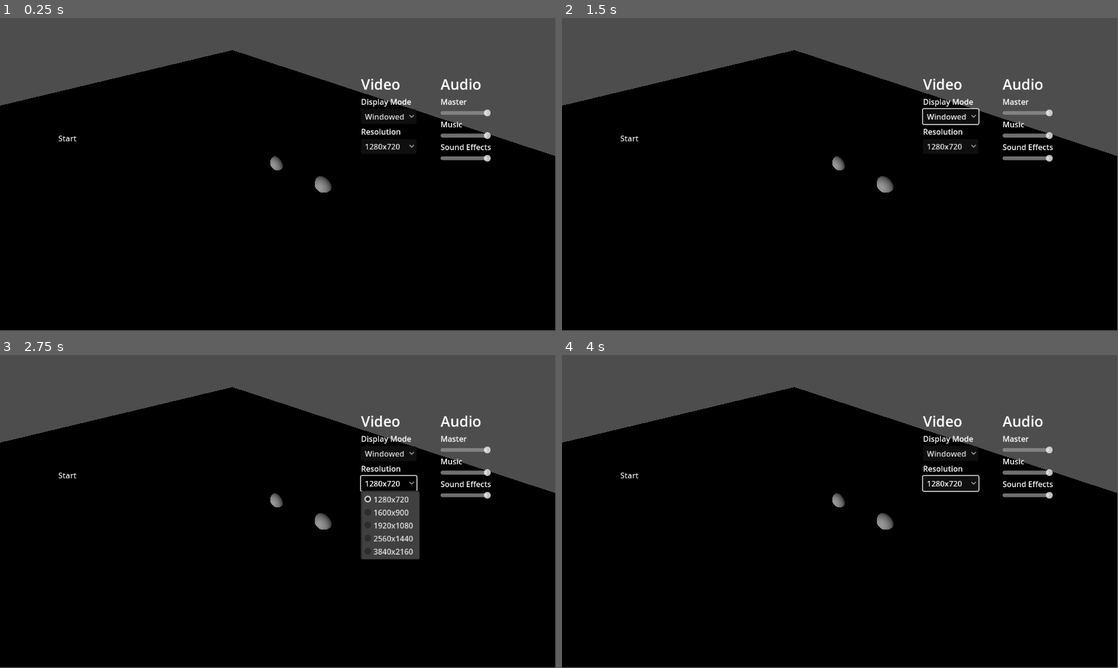
Above: before the commit, frames 1-4 (two rows, left to right).
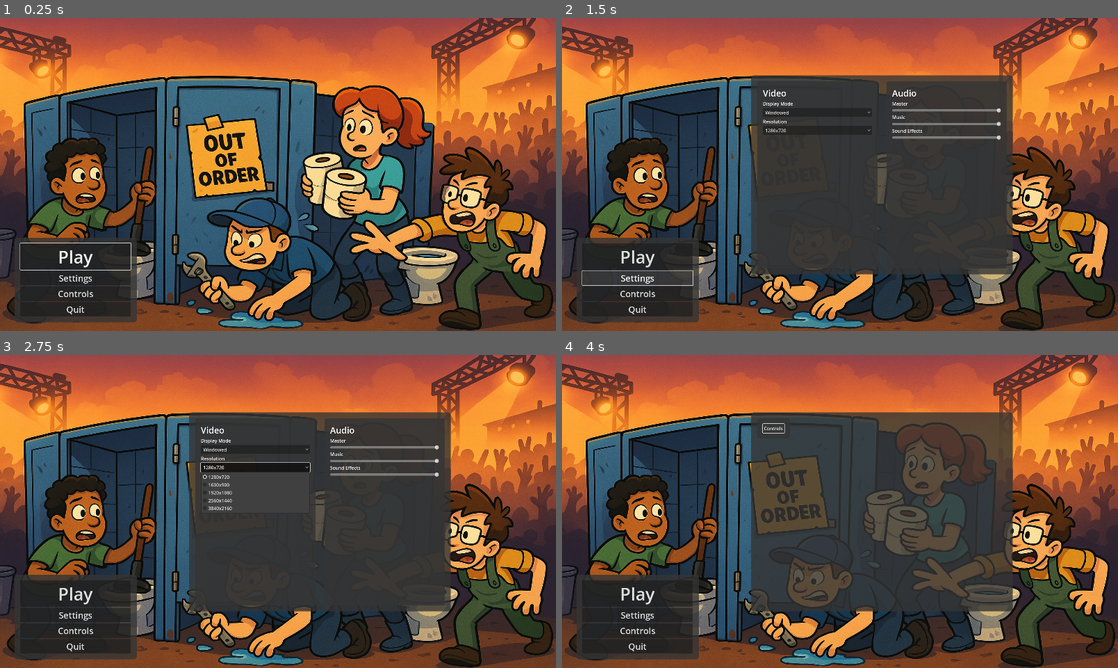
Above: after the commit, the same moments.

Repository: LaurynasP/ldjam-57
Game: Godot game, scene res://scenes/Main.tscn
The game is run twice, just before and just after one commit, with the same random seed, the same clock (stepped at 60 frames per second) and the same inputs.
Inputs (mouse positions are in pixels of both pictures, inside the frame that each line leads up to):
- Up to frame 1 (0.25 s): no input
- Up to frame 2 (1.5 s): click (951, 115) at 0.5 s, where only the run before the commit has a clickable "Windowed"; click (634, 277) at 1.25 s, where only the run after the commit has a clickable "Settings"
- Up to frame 3 (2.75 s): click "1280x720" at 2 s
- Up to frame 4 (4 s): click (634, 630) at 2.75 s, where only the run after the commit has a clickable "Controls"; click (773, 426) at 3.5 s, where only the run after the commit has a clickable "Controls"
In our replay, the window is 799x449 before the commit and 800x450 after it. These sizes can differ from the game's own. Grey fills any space a smaller window leaves; there, only what the larger window draws over its background counts as a difference.

The runs differ from the first frame. In frame 1, 90% of the frame differs, in the area x 0-100%, y 0-100%; in frame 2, 94%; in frame 3, 92%; in frame 4, 94%.

Commit message:
Menus

Diff:
--- /dev/null
+++ b/features/level/laurynas.tscn
@@ -0,0 +1,6 @@
+[gd_scene load_steps=2 format=3 uid="uid://hag7k21uqn13"]
+
+[ext_resource type="Script" uid="uid://jcyuj2h3gtq6" path="res://features/level/level.gd" id="1_axc1c"]
+
+[node name="Laurynas" type="Node3D"]
+script = ExtResource("1_axc1c")
--- a/features/level/level.gd
+++ b/features/level/level.gd
@@ -7,4 +7,4 @@
 	add_child(gameplay.instantiate())
 
 func _ready():
-	GameManager.current_gameplay.pause_game_toggle()
+	pass
--- /dev/null
+++ b/features/level/vilmantas.tscn
@@ -0,0 +1,6 @@
+[gd_scene load_steps=2 format=3 uid="uid://crwoxhfx787al"]
+
+[ext_resource type="Script" uid="uid://jcyuj2h3gtq6" path="res://features/level/level.gd" id="1_wco2i"]
+
+[node name="Vilmantas" type="Node3D"]
+script = ExtResource("1_wco2i")
--- a/features/menu/Menu.tscn
+++ b/features/menu/Menu.tscn
@@ -1,18 +1,31 @@
-[gd_scene load_steps=3 format=3 uid="uid://cc2wi0oxkv8o"]
+[gd_scene load_steps=8 format=3 uid="uid://cc2wi0oxkv8o"]
 
 [ext_resource type="Script" uid="uid://bj12uiiio5xx4" path="res://features/menu/menu.gd" id="1_dtrxf"]
-[ext_resource type="PackedScene" uid="uid://cjx2qgni8b738" path="res://features/menu/options/Options.tscn" id="2_2f5cj"]
+[ext_resource type="PackedScene" uid="uid://cjx2qgni8b738" path="res://features/menu/options_menu/OptionsMenu.tscn" id="2_2f5cj"]
+[ext_resource type="Texture2D" uid="uid://bcb7xqdortunp" path="res://assets/images/background/main_menu.png" id="2_jmfxk"]
+[ext_resource type="PackedScene" uid="uid://d1kqdp1cgx4nu" path="res://features/menu/main_menu/MainMenu.tscn" id="3_smq08"]
+[ext_resource type="PackedScene" uid="uid://n73bp8x5og60" path="res://features/menu/general/MenuPanel.tscn" id="4_k1ij2"]
+[ext_resource type="PackedScene" uid="uid://bnp6e4lr24lq6" path="res://features/menu/play_menu/PlayMenu.tscn" id="5_ogybj"]
+[ext_resource type="PackedScene" uid="uid://b0d5c4pildqpp" path="res://features/menu/controls_menu/ControlsMenu.tscn" id="6_k1ij2"]
 
 [node name="Menu" type="Control"]
 layout_mode = 3
 anchors_preset = 15
 anchor_right = 1.0
 anchor_bottom = 1.0
-offset_right = -1152.0
-offset_bottom = -648.0
 grow_horizontal = 2
 grow_vertical = 2
 script = ExtResource("1_dtrxf")
+
+[node name="BackgroundImage" type="TextureRect" parent="."]
+layout_mode = 1
+anchors_preset = 15
+anchor_right = 1.0
+anchor_bottom = 1.0
+grow_horizontal = 2
+grow_vertical = 2
+texture = ExtResource("2_jmfxk")
+expand_mode = 3
 
 [node name="Background" type="ColorRect" parent="."]
 visible = false
@@ -21,17 +34,45 @@
 offset_bottom = 647.0
 color = Color(0.223103, 0.223103, 0.223103, 1)
 
-[node name="MenuButton" type="MenuButton" parent="."]
-layout_mode = 0
-offset_left = 60.0
-offset_top = 217.0
-offset_right = 221.0
-offset_bottom = 282.0
-text = "Start"
+[node name="MainMenu" parent="." instance=ExtResource("3_smq08")]
+unique_name_in_owner = true
+layout_mode = 1
+anchor_left = 0.025
+anchor_top = 0.722
+anchor_right = 0.245
+anchor_bottom = 0.95
+offset_right = 0.0
+offset_bottom = 0.0
+grow_horizontal = 1
+grow_vertical = 0
 
-[node name="Options" parent="." instance=ExtResource("2_2f5cj")]
+[node name="SubMenus" parent="." instance=ExtResource("4_k1ij2")]
+unique_name_in_owner = true
+visible = false
 layout_mode = 1
-offset_left = 36.0
-offset_top = 34.0
-offset_right = 36.0
-offset_bottom = 34.0
+anchors_preset = -1
+anchor_left = 0.35
+anchor_top = 0.2
+anchor_right = 0.8
+anchor_bottom = 0.8
+offset_left = -20.0
+offset_top = -20.0
+offset_right = 20.0
+offset_bottom = 20.0
+grow_horizontal = 2
+grow_vertical = 2
+
+[node name="PlayMenu" parent="SubMenus" instance=ExtResource("5_ogybj")]
+unique_name_in_owner = true
+visible = false
+layout_mode = 2
+
+[node name="OptionsMenu" parent="SubMenus" instance=ExtResource("2_2f5cj")]
+unique_name_in_owner = true
+visible = false
+layout_mode = 2
+
+[node name="ControlsMenu" parent="SubMenus" instance=ExtResource("6_k1ij2")]
+unique_name_in_owner = true
+visible = false
+layout_mode = 2
--- /dev/null
+++ b/features/menu/controls_menu/ControlsMenu.tscn
@@ -0,0 +1,22 @@
+[gd_scene load_steps=3 format=3 uid="uid://b0d5c4pildqpp"]
+
+[ext_resource type="Script" uid="uid://dhm3bj6istc0a" path="res://features/menu/controls_menu/controls_menu.gd" id="1_05885"]
+[ext_resource type="PackedScene" uid="uid://n73bp8x5og60" path="res://features/menu/general/MenuPanel.tscn" id="2_g5byw"]
+
+[node name="ControlsMenu" type="Control"]
+layout_mode = 3
+anchors_preset = 8
+anchor_left = 0.5
+anchor_top = 0.5
+anchor_right = 0.5
+anchor_bottom = 0.5
+grow_horizontal = 2
+grow_vertical = 2
+script = ExtResource("1_05885")
+
+[node name="MenuPanel" parent="." instance=ExtResource("2_g5byw")]
+layout_mode = 0
+
+[node name="Button" type="Button" parent="MenuPanel"]
+layout_mode = 2
+text = "Controls"
--- /dev/null
+++ b/features/menu/controls_menu/controls_menu.gd
@@ -0,0 +1,6 @@
+extends SubMenu
+class_name ControlsMenu
+
+
+func _ready() -> void:
+	super._ready()
--- /dev/null
+++ b/features/menu/general/MenuPanel.tscn
@@ -0,0 +1,17 @@
+[gd_scene load_steps=2 format=3 uid="uid://n73bp8x5og60"]
+
+[sub_resource type="StyleBoxFlat" id="StyleBoxFlat_4w2gy"]
+content_margin_left = 20.0
+content_margin_top = 20.0
+content_margin_right = 20.0
+content_margin_bottom = 20.0
+bg_color = Color(0.203922, 0.203922, 0.203922, 0.803922)
+border_color = Color(0, 0, 0, 1)
+border_blend = true
+corner_radius_top_left = 10
+corner_radius_top_right = 10
+corner_radius_bottom_right = 10
+corner_radius_bottom_left = 10
+
+[node name="MenuPanel" type="PanelContainer"]
+theme_override_styles/panel = SubResource("StyleBoxFlat_4w2gy")
--- /dev/null
+++ b/features/menu/main_menu/MainMenu.tscn
@@ -0,0 +1,49 @@
+[gd_scene load_steps=3 format=3 uid="uid://d1kqdp1cgx4nu"]
+
+[ext_resource type="PackedScene" uid="uid://n73bp8x5og60" path="res://features/menu/general/MenuPanel.tscn" id="1_cbr1y"]
+[ext_resource type="Script" uid="uid://dsy0aid6fqb8g" path="res://features/menu/main_menu/main_menu.gd" id="2_tx1m4"]
+
+[node name="MainMenu" type="Control"]
+layout_mode = 3
+anchor_right = 0.255
+anchor_bottom = 0.274
+offset_right = 0.399963
+offset_bottom = 0.0799866
+grow_horizontal = 2
+grow_vertical = 2
+script = ExtResource("2_tx1m4")
+
+[node name="MainMenu" parent="." instance=ExtResource("1_cbr1y")]
+layout_mode = 1
+anchors_preset = 15
+anchor_right = 1.0
+anchor_bottom = 1.0
+grow_horizontal = 2
+grow_vertical = 2
+
+[node name="VBoxContainer" type="VBoxContainer" parent="MainMenu"]
+layout_mode = 2
+
+[node name="PlayButton" type="Button" parent="MainMenu/VBoxContainer"]
+unique_name_in_owner = true
+layout_mode = 2
+theme_override_font_sizes/font_size = 60
+text = "Play"
+
+[node name="SettingsButton" type="Button" parent="MainMenu/VBoxContainer"]
+unique_name_in_owner = true
+layout_mode = 2
+theme_override_font_sizes/font_size = 30
+text = "Settings"
+
+[node name="ControlsButton" type="Button" parent="MainMenu/VBoxContainer"]
+unique_name_in_owner = true
+layout_mode = 2
+theme_override_font_sizes/font_size = 30
+text = "Controls"
+
+[node name="QuitButton" type="Button" parent="MainMenu/VBoxContainer"]
+unique_name_in_owner = true
+layout_mode = 2
+theme_override_font_sizes/font_size = 30
+text = "Quit"
--- /dev/null
+++ b/features/menu/main_menu/main_menu.gd
@@ -0,0 +1,10 @@
+extends Node
+class_name MainMenu
+
+@onready var play_button:Button = %PlayButton
+@onready var settings_button:Button = %SettingsButton
+@onready var controls_button:Button = %ControlsButton
+@onready var quit_button:Button = %QuitButton
+
+func _ready() -> void:
+	pass
--- a/features/menu/menu.gd
+++ b/features/menu/menu.gd
@@ -1,10 +1,45 @@
 extends Control
 class_name Menu
 
+
+@onready var main_menu: MainMenu = %MainMenu
+
+@onready var submenus_container: Control = %SubMenus
+@onready var play_menu: PlayMenu = %PlayMenu
+@onready var options_menu: OptionsMenu = %OptionsMenu
+@onready var controls_menu: ControlsMenu = %ControlsMenu
+
+
+
 func _ready():
+	main_menu.play_button.grab_focus()
 	process_mode = ProcessMode.PROCESS_MODE_WHEN_PAUSED
+
+	main_menu.play_button.pressed.connect(_on_play_button_pressed)
+	main_menu.settings_button.pressed.connect(_on_settings_button_pressed)
+	main_menu.controls_button.pressed.connect(_on_controls_button_pressed)
+	main_menu.quit_button.pressed.connect(_on_quit_button_pressed)
+
+
 	GameManager.game_pause_changed.connect(game_pause_changed_handler)
 
 
 func game_pause_changed_handler(paused: bool):
+	submenus_container.visible = false
+	main_menu.play_button.grab_focus()
 	visible = paused
+
+func _on_play_button_pressed():
+	if GameManager.current_level != null:
+		GameManager.toggle_pause()
+	else:
+		play_menu.open()
+
+func _on_settings_button_pressed():
+	options_menu.open()
+
+func _on_controls_button_pressed():
+	controls_menu.open()
+
+func _on_quit_button_pressed():
+	GameManager.quit_game()
--- a/features/menu/options/Options.tscn
+++ /dev/null
@@ -1,94 +0,0 @@
-[gd_scene load_steps=3 format=3 uid="uid://cjx2qgni8b738"]
-
-[ext_resource type="Script" uid="uid://dfff2ic70undn" path="res://features/menu/options/options.gd" id="1_bx6by"]
-
-[sub_resource type="LabelSettings" id="LabelSettings_hph4l"]
-font_size = 30
-
-[node name="Options" type="Control"]
-layout_mode = 3
-anchors_preset = 15
-anchor_right = 1.0
-anchor_bottom = 1.0
-grow_horizontal = 2
-grow_vertical = 2
-script = ExtResource("1_bx6by")
-
-[node name="OptionsContainer" type="HBoxContainer" parent="."]
-layout_mode = 0
-offset_left = 713.0
-offset_top = 82.0
-offset_right = 927.0
-offset_bottom = 265.0
-theme_override_constants/separation = 50
-
-[node name="VideoOptions" type="VBoxContainer" parent="OptionsContainer"]
-layout_mode = 2
-
-[node name="VideoLabel" type="Label" parent="OptionsContainer/VideoOptions"]
-layout_mode = 2
-text = "Video"
-label_settings = SubResource("LabelSettings_hph4l")
-
-[node name="DisplayModeOption" type="VBoxContainer" parent="OptionsContainer/VideoOptions"]
-layout_mode = 2
-
-[node name="DisplayModeLabel" type="Label" parent="OptionsContainer/VideoOptions/DisplayModeOption"]
-layout_mode = 2
-text = "Display Mode"
-
-[node name="DisplayModeDropdown" type="OptionButton" parent="OptionsContainer/VideoOptions/DisplayModeOption"]
-unique_name_in_owner = true
-layout_mode = 2
-
-[node name="ResolutionOption" type="VBoxContainer" parent="OptionsContainer/VideoOptions"]
-layout_mode = 2
-
-[node name="ResolutionLabel" type="Label" parent="OptionsContainer/VideoOptions/ResolutionOption"]
-layout_mode = 2
-text = "Resolution"
-
-[node name="ResolutionsDropdown" type="OptionButton" parent="OptionsContainer/VideoOptions/ResolutionOption"]
-unique_name_in_owner = true
-layout_mode = 2
-
-[node name="AudioOptions" type="VBoxContainer" parent="OptionsContainer"]
-layout_mode = 2
-
-[node name="MusicLabel" type="Label" parent="OptionsContainer/AudioOptions"]
-layout_mode = 2
-text = "Audio"
-label_settings = SubResource("LabelSettings_hph4l")
-
-[node name="MasterVolumeOptions" type="VBoxContainer" parent="OptionsContainer/AudioOptions"]
-layout_mode = 2
-
-[node name="MasterVolumeLabel" type="Label" parent="OptionsContainer/AudioOptions/MasterVolumeOptions"]
-layout_mode = 2
-text = "Master"
-
-[node name="MasterVolumeSlider" type="HSlider" parent="OptionsContainer/AudioOptions/MasterVolumeOptions"]
-unique_name_in_owner = true
-layout_mode = 2
-
-[node name="MusicOptions" type="VBoxContainer" parent="OptionsContainer/AudioOptions"]
-layout_mode = 2
-
-[node name="MusicVolumeLabel" type="Label" parent="OptionsContainer/AudioOptions/MusicOptions"]
-layout_mode = 2
-text = "Music"
-
-[node name="MusicVolumeSlider" type="HSlider" parent="OptionsContainer/AudioOptions/MusicOptions"]
-unique_name_in_owner = true
-layout_mode = 2
-
-[node name="SFXVolumeOptions" type="VBoxContainer" parent="OptionsContainer/AudioOptions"]
-layout_mode = 2
-
-[node name="SFXVolumeLabel" type="Label" parent="OptionsContainer/AudioOptions/SFXVolumeOptions"]
-layout_mode = 2
-text = "Sound Effects"
-
-[node name="SFXVolumeSlider" type="HSlider" parent="OptionsContainer/AudioOptions/SFXVolumeOptions"]
-unique_name_in_owner = true
-layout_mode = 2
--- /dev/null
+++ b/features/menu/options_menu/OptionsMenu.tscn
@@ -0,0 +1,119 @@
+[gd_scene load_steps=4 format=3 uid="uid://cjx2qgni8b738"]
+
+[ext_resource type="Script" uid="uid://dfff2ic70undn" path="res://features/menu/options_menu/options_menu.gd" id="1_bx6by"]
+[ext_resource type="PackedScene" uid="uid://n73bp8x5og60" path="res://features/menu/general/MenuPanel.tscn" id="2_1guc4"]
+
+[sub_resource type="LabelSettings" id="LabelSettings_hph4l"]
+font_size = 30
+
+[node name="Options" type="Control"]
+layout_mode = 3
+anchors_preset = 15
+anchor_right = 1.0
+anchor_bottom = 1.0
+grow_horizontal = 2
+grow_vertical = 2
+script = ExtResource("1_bx6by")
+
+[node name="VBoxContainer" type="VBoxContainer" parent="."]
+layout_mode = 1
+anchors_preset = 15
+anchor_right = 1.0
+anchor_bottom = 1.0
+grow_horizontal = 2
+grow_vertical = 2
+
+[node name="OptionsContainer" type="HBoxContainer" parent="VBoxContainer"]
+layout_mode = 2
+size_flags_vertical = 3
+theme_override_constants/separation = 30
+
+[node name="VideoOptionsPanel" parent="VBoxContainer/OptionsContainer" instance=ExtResource("2_1guc4")]
+layout_mode = 2
+size_flags_horizontal = 3
+
+[node name="VideoOptions" type="VBoxContainer" parent="VBoxContainer/OptionsContainer/VideoOptionsPanel"]
+layout_mode = 2
+
+[node name="VideoLabel" type="Label" parent="VBoxContainer/OptionsContainer/VideoOptionsPanel/VideoOptions"]
+layout_mode = 2
+text = "Video"
+label_settings = SubResource("LabelSettings_hph4l")
+
+[node name="DisplayModeOption" type="VBoxContainer" parent="VBoxContainer/OptionsContainer/VideoOptionsPanel/VideoOptions"]
+layout_mode = 2
+
+[node name="DisplayModeLabel" type="Label" parent="VBoxContainer/OptionsContainer/VideoOptionsPanel/VideoOptions/DisplayModeOption"]
+layout_mode = 2
+text = "Display Mode"
+
+[node name="DisplayModeDropdown" type="OptionButton" parent="VBoxContainer/OptionsContainer/VideoOptionsPanel/VideoOptions/DisplayModeOption"]
+unique_name_in_owner = true
+layout_mode = 2
+focus_neighbor_right = NodePath("../../../../AudioOptionsPanel/AudioOptions/MasterVolumeOptions/MasterVolumeSlider")
+focus_neighbor_bottom = NodePath("../../ResolutionOption/ResolutionsDropdown")
+
+[node name="ResolutionOption" type="VBoxContainer" parent="VBoxContainer/OptionsContainer/VideoOptionsPanel/VideoOptions"]
+layout_mode = 2
+
+[node name="ResolutionLabel" type="Label" parent="VBoxContainer/OptionsContainer/VideoOptionsPanel/VideoOptions/ResolutionOption"]
+layout_mode = 2
+text = "Resolution"
+
+[node name="ResolutionsDropdown" type="OptionButton" parent="VBoxContainer/OptionsContainer/VideoOptionsPanel/VideoOptions/ResolutionOption"]
+unique_name_in_owner = true
+layout_mode = 2
+focus_neighbor_top = NodePath("../../DisplayModeOption/DisplayModeDropdown")
+focus_neighbor_right = NodePath("../../../../AudioOptionsPanel/AudioOptions/MasterVolumeOptions/MasterVolumeSlider")
+
+[node name="AudioOptionsPanel" parent="VBoxContainer/OptionsContainer" instance=ExtResource("2_1guc4")]
+layout_mode = 2
+size_flags_horizontal = 3
+
+[node name="AudioOptions" type="VBoxContainer" parent="VBoxContainer/OptionsContainer/AudioOptionsPanel"]
+layout_mode = 2
+
+[node name="MusicLabel" type="Label" parent="VBoxContainer/OptionsContainer/AudioOptionsPanel/AudioOptions"]
+layout_mode = 2
+text = "Audio"
+label_settings = SubResource("LabelSettings_hph4l")
+
+[node name="MasterVolumeOptions" type="VBoxContainer" parent="VBoxContainer/OptionsContainer/AudioOptionsPanel/AudioOptions"]
+layout_mode = 2
+
+[node name="MasterVolumeLabel" type="Label" parent="VBoxContainer/OptionsContainer/AudioOptionsPanel/AudioOptions/MasterVolumeOptions"]
+layout_mode = 2
+text = "Master"
+
+[node name="MasterVolumeSlider" type="HSlider" parent="VBoxContainer/OptionsContainer/AudioOptionsPanel/AudioOptions/MasterVolumeOptions"]
+unique_name_in_owner = true
+layout_mode = 2
+focus_neighbor_left = NodePath("../../../../VideoOptionsPanel/VideoOptions/DisplayModeOption/DisplayModeDropdown")
+focus_neighbor_bottom = NodePath("../../MusicOptions/MusicVolumeSlider")
+
+[node name="MusicOptions" type="VBoxContainer" parent="VBoxContainer/OptionsContainer/AudioOptionsPanel/AudioOptions"]
+layout_mode = 2
+
+[node name="MusicVolumeLabel" type="Label" parent="VBoxContainer/OptionsContainer/AudioOptionsPanel/AudioOptions/MusicOptions"]
+layout_mode = 2
+text = "Music"
+
+[node name="MusicVolumeSlider" type="HSlider" parent="VBoxContainer/OptionsContainer/AudioOptionsPanel/AudioOptions/MusicOptions"]
+unique_name_in_owner = true
+layout_mode = 2
+focus_neighbor_left = NodePath("../../../../VideoOptionsPanel/VideoOptions/DisplayModeOption/DisplayModeDropdown")
+focus_neighbor_top = NodePath("../../MasterVolumeOptions/MasterVolumeSlider")
+focus_neighbor_bottom = NodePath("../../SFXVolumeOptions/SFXVolumeSlider")
+
+[node name="SFXVolumeOptions" type="VBoxContainer" parent="VBoxContainer/OptionsContainer/AudioOptionsPanel/AudioOptions"]
+layout_mode = 2
+
+[node name="SFXVolumeLabel" type="Label" parent="VBoxContainer/OptionsContainer/AudioOptionsPanel/AudioOptions/SFXVolumeOptions"]
+layout_mode = 2
+text = "Sound Effects"
+
+[node name="SFXVolumeSlider" type="HSlider" parent="VBoxContainer/OptionsContainer/AudioOptionsPanel/AudioOptions/SFXVolumeOptions"]
+unique_name_in_owner = true
+layout_mode = 2
+focus_neighbor_left = NodePath("../../../../VideoOptionsPanel/VideoOptions/DisplayModeOption/DisplayModeDropdown")
+focus_neighbor_top = NodePath("../../MusicOptions/MusicVolumeSlider")
--- a/features/menu/options/options.gd
+++ b/features/menu/options_menu/options_menu.gd
@@ -1,5 +1,5 @@
-extends Control
-class_name Options
+extends SubMenu
+class_name OptionsMenu
 
 @onready var master_volume_slider =%MasterVolumeSlider
 @onready var music_volume_slider: HSlider = %MusicVolumeSlider
@@ -7,6 +7,8 @@
 
 @onready var res_dropdown = %ResolutionsDropdown
 @onready var display_mode_dropdown = %DisplayModeDropdown
+
+
 
 var resolutions = [
 	Vector2i(1280, 720),
@@ -17,8 +19,16 @@
 ]
 
 func _ready():
+	super._ready()
 	_init_audio_options()
 	_init_video_options()
+
+func _unhandled_input(event: InputEvent):
+	if event.is_action_pressed("ui_cancel"):
+		print("yeet")
+		get_viewport().set_input_as_handled()
+
+
 
 func _init_video_options():
 	for res in resolutions:
--- /dev/null
+++ b/features/menu/play_menu/PlayMenu.tscn
@@ -0,0 +1,94 @@
+[gd_scene load_steps=4 format=3 uid="uid://bnp6e4lr24lq6"]
+
+[ext_resource type="Script" uid="uid://rpjaipjcotw6" path="res://features/menu/play_menu/play_Menu.gd" id="1_akfxb"]
+[ext_resource type="PackedScene" uid="uid://n73bp8x5og60" path="res://features/menu/general/MenuPanel.tscn" id="2_auxf8"]
+[ext_resource type="Texture2D" uid="uid://bv5d3u5vvm4tc" path="res://assets/images/icons/switch_icon.png" id="3_2gje1"]
+
+[node name="PlayMenu" type="Control"]
+layout_mode = 3
+anchors_preset = 15
+anchor_right = 1.0
+anchor_bottom = 1.0
+grow_horizontal = 2
+grow_vertical = 2
+script = ExtResource("1_akfxb")
+
+[node name="VBoxContainer" type="VBoxContainer" parent="."]
+layout_mode = 1
+anchors_preset = 15
+anchor_right = 1.0
+anchor_bottom = 1.0
+grow_horizontal = 2
+grow_vertical = 2
+
+[node name="HBoxContainer" type="HBoxContainer" parent="VBoxContainer"]
+layout_mode = 2
+size_flags_vertical = 3
+
+[node name="MenuPanel" parent="VBoxContainer/HBoxContainer" instance=ExtResource("2_auxf8")]
+layout_mode = 2
+size_flags_horizontal = 3
+
+[node name="HBoxContainer" type="HBoxContainer" parent="VBoxContainer/HBoxContainer/MenuPanel"]
+layout_mode = 2
+
+[node name="MenuPanel" parent="VBoxContainer/HBoxContainer/MenuPanel/HBoxContainer" instance=ExtResource("2_auxf8")]
+layout_mode = 2
+size_flags_horizontal = 3
+
+[node name="AvailableInputsContainer" type="VBoxContainer" parent="VBoxContainer/HBoxContainer/MenuPanel/HBoxContainer/MenuPanel"]
+layout_mode = 2
+size_flags_horizontal = 3
+
+[node name="Label" type="Label" parent="VBoxContainer/HBoxContainer/MenuPanel/HBoxContainer/MenuPanel/AvailableInputsContainer"]
+layout_mode = 2
+theme_override_font_sizes/font_size = 30
+text = "Devices"
+horizontal_alignment = 1
+
+[node name="Instructions" type="VBoxContainer" parent="VBoxContainer/HBoxContainer/MenuPanel/HBoxContainer"]
+layout_mode = 2
+size_flags_horizontal = 3
+alignment = 1
+
+[node name="Label" type="Label" parent="VBoxContainer/HBoxContainer/MenuPanel/HBoxContainer/Instructions"]
+layout_mode = 2
+text = "Keyboard E / Controller A"
+horizontal_alignment = 1
+
+[node name="TextureRect" type="TextureRect" parent="VBoxContainer/HBoxContainer/MenuPanel/HBoxContainer/Instructions"]
+layout_mode = 2
+texture = ExtResource("3_2gje1")
+expand_mode = 5
+
+[node name="MenuPanel2" parent="VBoxContainer/HBoxContainer/MenuPanel/HBoxContainer" instance=ExtResource("2_auxf8")]
+layout_mode = 2
+size_flags_horizontal = 3
+
+[node name="PlayerContainer" type="VBoxContainer" parent="VBoxContainer/HBoxContainer/MenuPanel/HBoxContainer/MenuPanel2"]
+layout_mode = 2
+size_flags_horizontal = 3
+
+[node name="Label" type="Label" parent="VBoxContainer/HBoxContainer/MenuPanel/HBoxContainer/MenuPanel2/PlayerContainer"]
+layout_mode = 2
+theme_override_font_sizes/font_size = 30
+text = "Players"
+horizontal_alignment = 1
+
+[node name="MenuPanel2" parent="VBoxContainer/HBoxContainer" instance=ExtResource("2_auxf8")]
+layout_mode = 2
+size_flags_horizontal = 3
+
+[node name="LevelContainer" type="VBoxContainer" parent="VBoxContainer/HBoxContainer/MenuPanel2"]
+layout_mode = 2
+
+[node name="Label" type="Label" parent="VBoxContainer/HBoxContainer/MenuPanel2/LevelContainer"]
+layout_mode = 2
+theme_override_font_sizes/font_size = 30
+text = "Select Level"
+horizontal_alignment = 1
+
+[node name="StartButton" type="Button" parent="VBoxContainer"]
+layout_mode = 2
+theme_override_font_sizes/font_size = 65
+text = "Start"
--- /dev/null
+++ b/features/menu/play_menu/play_Menu.gd
@@ -0,0 +1,6 @@
+extends SubMenu
+class_name PlayMenu
+
+
+func _ready() -> void:
+	super._ready()
--- /dev/null
+++ b/features/menu/sub_menu.gd
@@ -0,0 +1,17 @@
+extends Control
+class_name SubMenu
+
+func _ready() -> void:
+	add_to_group("sub_menu")
+	visible = false
+
+
+func hide_all_sub_menus():
+	for submenu in get_tree().get_nodes_in_group("sub_menu"):
+		submenu.visible = false
+
+func open():
+	self.get_parent().visible = true
+	hide_all_sub_menus()
+	visible = true
+	self.grab_focus()
--- a/managers/game_manager.gd
+++ b/managers/game_manager.gd
@@ -1,14 +1,37 @@
 extends Node
 
 var current_gameplay: Gameplay
+var current_level: Level
+var selected_player_devices: Array[int] = [-1]
+
 @onready var menu: Menu = load("res://features/menu/Menu.tscn").instantiate()
 
 signal game_pause_changed(paused: bool)
 
 func _ready() -> void:
+	DisplayServer.window_set_size(Vector2i(1920, 1080))
 	get_tree().paused = true
 	self.add_child(menu)
 
 func toggle_pause():
+
+	if get_tree().paused and current_level == null:
+		return
+
+
 	get_tree().paused = not get_tree().paused
 	emit_signal("game_pause_changed", get_tree().paused)
+
+
+
+func add_player_device(device_id: int):
+	if current_level == null and device_id not in selected_player_devices:
+		selected_player_devices.append(device_id)
+
+func remove_player_device(device_id: int):
+	if current_level == null and device_id in selected_player_devices:
+		selected_player_devices.erase(device_id)
+
+
+func quit_game():
+	get_tree().quit()
--- a/managers/input_manager.gd
+++ b/managers/input_manager.gd
@@ -17,7 +17,7 @@
 	update_available_devices()
 
 func _unhandled_input(event):
-	if event.is_action_pressed("menu"):
+	if event.is_action_pressed("ui_cancel"):
 		GameManager.toggle_pause()
 
 
--- a/project.godot
+++ b/project.godot
@@ -20,6 +20,12 @@
 GameManager="*res://managers/game_manager.gd"
 InputManager="*res://managers/input_manager.gd"
 SoundManager="*res://managers/sound_manager.gd"
+
+[display]
+
+window/size/viewport_width=1920
+window/size/viewport_height=1080
+window/stretch/mode="viewport"
 
 [editor]
 
Binary file added: assets/images/background/main_menu.png
Not shown, added: assets/images/background/main_menu.png.import
Binary file added: assets/images/icons/switch_icon.png
Not shown, added: assets/images/icons/switch_icon.png.import
Not shown, added: features/menu/controls_menu/controls_menu.gd.uid
Not shown, added: features/menu/main_menu/main_menu.gd.uid
Renamed: features/menu/options/options.gd.uid -> features/menu/options_menu/options_menu.gd.uid
Not shown, added: features/menu/play_menu/play_Menu.gd.uid
Not shown, added: features/menu/sub_menu.gd.uid
